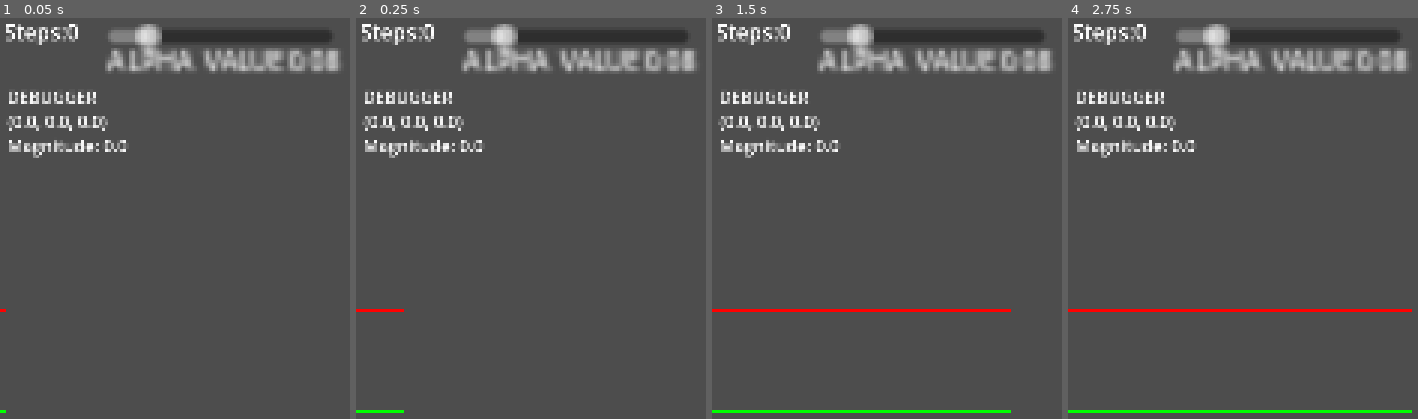
Above: before the commit, frames 1-4 (left to right).
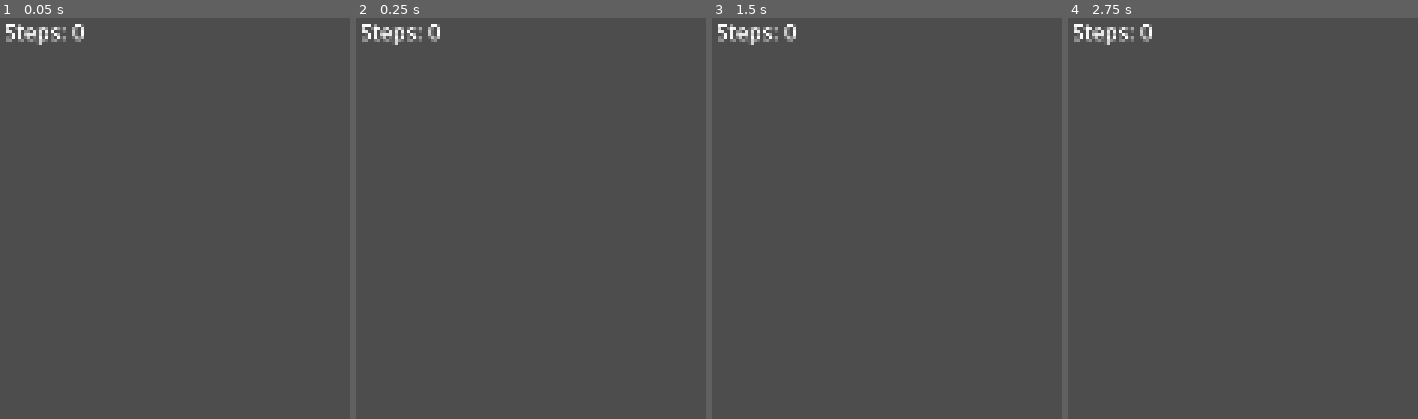
Above: after the commit, the same moments.

Repository: Jacobtimes/Android-Pedometer-in-Godot
Game: Godot game, scene res://node_2d.tscn
Same seed, same stepped clock (60 frames per second), same inputs: the game is played once before the commit and once after it.
Inputs:
- Up to frame 1 (0.05 s): no input
- Up to frame 2 (0.25 s): no input
- Up to frame 3 (1.5 s): tap Enter at 0.5 s; tap Space at 1.25 s
- Up to frame 4 (2.75 s): tap Enter at 2 s

The runs differ from the first frame. In frame 1, 6.9% of the frame differs, in the area x 0-98%, y 1-99%; in frame 2, 7.1%; in frame 3, 8.2%; in frame 4, 8.4%, in the area x 0-99%, y 1-99%.

Commit message:
basic version

Diff:
--- a/main-app/node_2d.tscn
+++ b/main-app/node_2d.tscn
@@ -1,24 +1,9 @@
 [gd_scene load_steps=2 format=3 uid="uid://b1mw5y4vgeqgi"]
 
-[ext_resource type="Script" uid="uid://1d4jt6e0af1j" path="res://MAIN.gd" id="1_wtcfe"]
+[ext_resource type="Script" uid="uid://co6ccl0v6bgcv" path="res://script.gd" id="1_wtcfe"]
 
 [node name="Node2D" type="Node2D"]
 script = ExtResource("1_wtcfe")
-
-[node name="Debug" type="Label" parent="."]
-offset_left = 21.0
-offset_top = 229.0
-offset_right = 1132.0
-offset_bottom = 1411.0
-theme_override_font_sizes/font_size = 50
-text = "debugger"
-autowrap_mode = 1
-
-[node name="Line2D" type="Line2D" parent="."]
-default_color = Color(0, 1, 0, 1)
-
-[node name="Line2D2" type="Line2D" parent="."]
-default_color = Color(1, 0, 0, 1)
 
 [node name="STEPS" type="Label" parent="."]
 offset_left = 12.0
@@ -27,22 +12,3 @@
 offset_bottom = 160.0
 theme_override_font_sizes/font_size = 64
 text = "50 steps"
-
-[node name="HSlider" type="HSlider" parent="."]
-offset_left = 322.0
-offset_top = 41.000008
-offset_right = 456.5
-offset_bottom = 57.000008
-scale = Vector2(5, 5)
-min_value = 0.01
-max_value = 0.5
-step = 0.01
-value = 0.08
-
-[node name="Label" type="Label" parent="HSlider"]
-layout_mode = 0
-offset_left = -1.0
-offset_top = 10.999998
-offset_right = 93.0
-offset_bottom = 34.0
-text = "alpha value:"
--- /dev/null
+++ b/main-app/script.gd
@@ -0,0 +1,57 @@
+extends Node2D
+
+var steps = 0
+#magnitude variables
+#APLHA controls how rough the filtering is
+var ALPHA: float = 0.08
+var filtered_magnitude: float = 0.0
+var raw_magnitude: float = 0.0
+var is_first_frame: bool = true
+
+#calculates filtered magnitude
+func _physics_process(delta: float) -> void:
+
+	$STEPS.text = "Steps: " + str(steps)
+
+	var raw_acceleration: Vector3 = Input.get_accelerometer()
+	raw_magnitude = raw_acceleration.length()
+
+	if is_first_frame:
+		filtered_magnitude = raw_magnitude
+		is_first_frame = false
+	else:
+		filtered_magnitude = (ALPHA * raw_magnitude) + ((1.0 - ALPHA) * filtered_magnitude)
+
+	if cooldown_timer > 0.0:
+		cooldown_timer -= delta
+
+	process_step_detection()
+
+#step counter variables
+#magnitude for the step to be counted
+const STEP_THRESHOLD = 11.0
+
+#time between steps
+const COOLDOWN_TIME: float = 0.25
+var cooldown_timer: float = 0.0
+
+#Ensures the step is being counted at the peak of the magnitude
+var prev_magnitude: float = 9.8
+var older_magnitude: float = 9.8
+
+#detect steps
+func process_step_detection() -> void:
+	if cooldown_timer <= 0.0:
+		if prev_magnitude > STEP_THRESHOLD:
+			if prev_magnitude > older_magnitude and prev_magnitude > filtered_magnitude:
+				register_step()
+
+	older_magnitude = prev_magnitude
+	prev_magnitude = filtered_magnitude
+
+#What to do after registering a step
+func register_step():
+	steps += 1
+
+	#Important for the step delay
+	cooldown_timer = COOLDOWN_TIME
Not shown, changed: main-app/export_presets.cfg
Not shown, added: main-app/script.gd.uid
Not shown, added: main-app/Step Counter basic.apk
Not shown, added: main-app/Step Counter basic.apk.idsig
